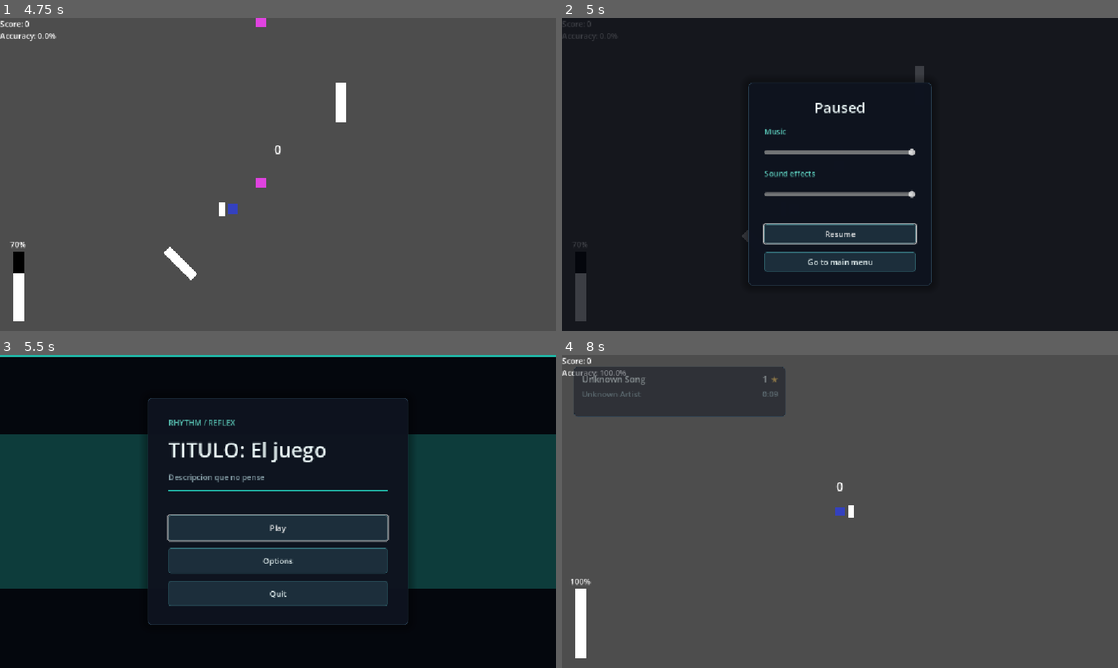
Above: before the commit, frames 1-4 (two rows, left to right).
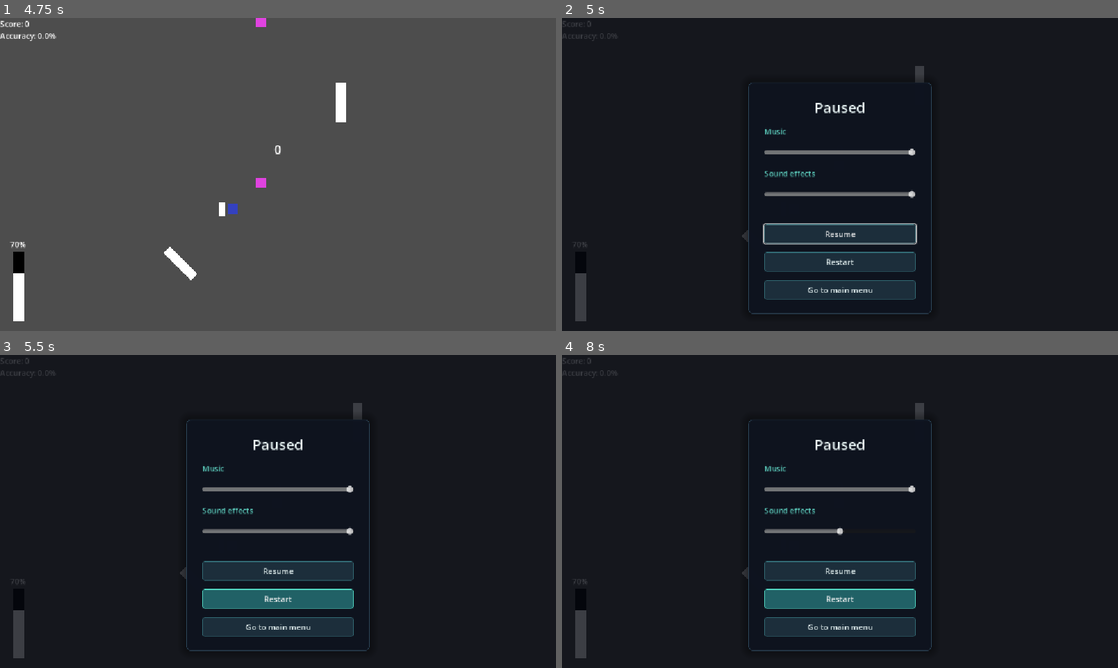
Above: after the commit, the same moments.

Repository: ftambler/godot-rythm-game
Game: Godot game, scene res://scenes/ui/Menu.tscn
Two runs of this game, one before a commit and one after it. Both use one fixed random seed, a clock stepped at 60 frames per second and the inputs below.
Inputs (mouse positions are in pixels of both pictures, inside the frame that each line leads up to):
- Up to frame 1 (4.75 s): click "Play" at 0.5 s; tap Enter at 1.25 s; hold Right (shield_right) 1.28-2.03 s; hold Space (hit_orb) 1.28-2.03 s; hold Down (shield_down) 2.03-2.78 s; tap Space (hit_orb) at 2.1, 3.6 s; hold Right (shield_right) 2.78-3.53 s; hold Space (hit_orb) 2.78-3.53 s; hold Up (shield_up) 3.53-4.28 s; hold Left (shield_left) from 4.28 s (still down); hold Space (hit_orb) from 4.28 s (still down)
- Up to frame 2 (5 s): keep holding Left (shield_left); keep holding Space (hit_orb); tap Escape (pause_game) at 4.9 s
- Up to frame 3 (5.5 s): release Left (shield_left) at 5 s; release Space (hit_orb) at 5 s; click (278, 599) at 5 s, where only the run after the commit has a clickable "Restart"
- Up to frame 4 (8 s): click (840, 527) at 5.75 s, where only the run before the commit has a clickable "Play"; click (840, 599) at 6.5 s, where only the run after the commit has a clickable "Restart"; click (840, 599) at 7.25 s, where only the run after the commit has a clickable "Restart"

Frame 1 is identical in both runs. In frame 2, 1.9% of the frame differs, in the area x 33-67%, y 76-95%; in frame 3, 40%; in frame 4, 100%, in the area x 0-100%, y 0-100%.

Commit message:
Added restart button

Diff:
--- a/scenes/ui/PauseMenu.tscn
+++ b/scenes/ui/PauseMenu.tscn
@@ -121,6 +121,14 @@
 theme_override_styles/hover = SubResource("StyleButtonHover")
 text = "Resume"
 
+[node name="RestartButton" type="Button" parent="Overlay/Panel/MarginContainer/Content"]
+custom_minimum_size = Vector2(0, 40)
+layout_mode = 2
+theme_override_colors/font_color = Color(0.92, 0.97, 0.97, 1)
+theme_override_styles/normal = SubResource("StyleButton")
+theme_override_styles/hover = SubResource("StyleButtonHover")
+text = "Restart"
+
 [node name="MainMenuButton" type="Button" parent="Overlay/Panel/MarginContainer/Content"]
 custom_minimum_size = Vector2(0, 40)
 layout_mode = 2
@@ -132,4 +140,5 @@
 [connection signal="value_changed" from="Overlay/Panel/MarginContainer/Content/MusicSlider" to="." method="_on_music_slider_value_changed"]
 [connection signal="value_changed" from="Overlay/Panel/MarginContainer/Content/SfxSlider" to="." method="_on_sfx_slider_value_changed"]
 [connection signal="pressed" from="Overlay/Panel/MarginContainer/Content/ResumeButton" to="." method="_on_resume_button_pressed"]
+[connection signal="pressed" from="Overlay/Panel/MarginContainer/Content/RestartButton" to="." method="_on_restart_button_pressed"]
 [connection signal="pressed" from="Overlay/Panel/MarginContainer/Content/MainMenuButton" to="." method="_on_main_menu_button_pressed"]
